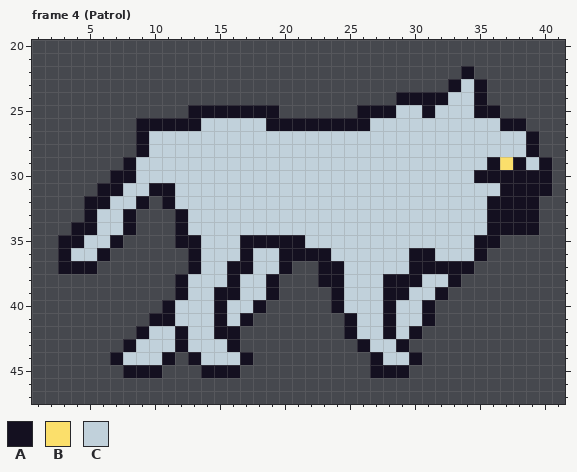
Pixel-art file -- Cheruton v1.0/Enemy/Mobs/Wolf/IceWolf/IceWolf.aseprite. Above: the version before the commit.
48x48 pixels, 9 frames. Shown: frame 4 (Patrol): x 1..41, y 20..47.
Palette (. is transparent): A #141020  B #fbdf6b  C #c1d1db
Pixels before, frame 4 (Patrol), first column x 3:
22 ...............................A......
23 ..............................ACA.....
24 ..........................AAAACCA.....
25 ..........AAAAAAA......AAACCACCCAA....
26 ......AAAAACCCCCAAAAAAAACCCCCCCCCCAA..
27 ......ACCCCCCCCCCCCCCCCCCCCCCCCCCCCCA.
28 ......ACCCCCCCCCCCCCCCCCCCCCCCCCCCCCA.
29 .....ACCCCCCCCCCCCCCCCCCCCCCCCCCCABACA
30 ....AACCCCCCCCCCCCCCCCCCCCCCCCCCAAAAAA
31 ...AACCAACCCCCCCCCCCCCCCCCCCCCCCCCAAAA
32 ..AACCA.ACCCCCCCCCCCCCCCCCCCCCCCCAAAA.
33 ..ACCA...ACCCCCCCCCCCCCCCCCCCCCCCAAAA.
34 .AACCA...ACCCCCCCCCCCCCCCCCCCCCCCAAAA.
35 AACCA....AACCCAAAAACCCCCCCCCCCCCAA....
36 ACCA......ACCCACCAAAACCCCCCAACCCA.....
37 AAA.......ACCAACCA..AACCCCCAAAAA......
38 .........ACCCACCA...AACCCAAACCA.......
39 .........ACCAACCA....ACCCAACCA........
40 ........ACCCACCA.....ACCCACCA.........
41 .......AACCCACA.......ACCACCA.........
42 ......ACCACCAA........ACCACA..........
43 .....ACCCACCCA.........ACCA...........
44 ....ACCCA.ACCCA.........ACCA..........
45 .....AAA...AAA..........AAA...........
After:
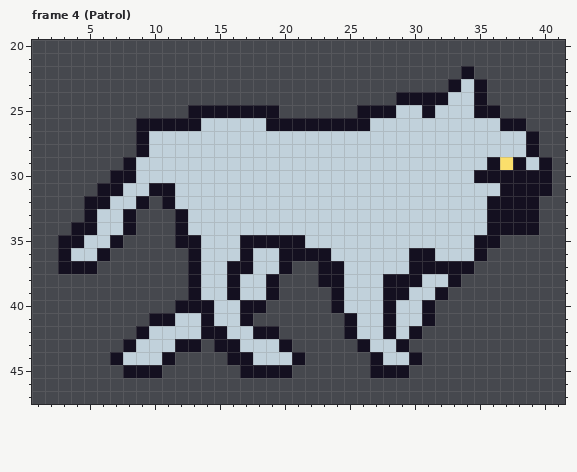
The edit:
Changed rows in their new state; - is an unchanged pixel.
Frame 4 (Patrol), layer "Layer 1":
first column x 11:
38 -.A--------
39 -.A-C------
40 .AAAC-A----
41 ---AC------
42 -C-A-CCAA--
43 --A.A-CCCA-
44 --...A-CCCA
45 ---...AAAA-
